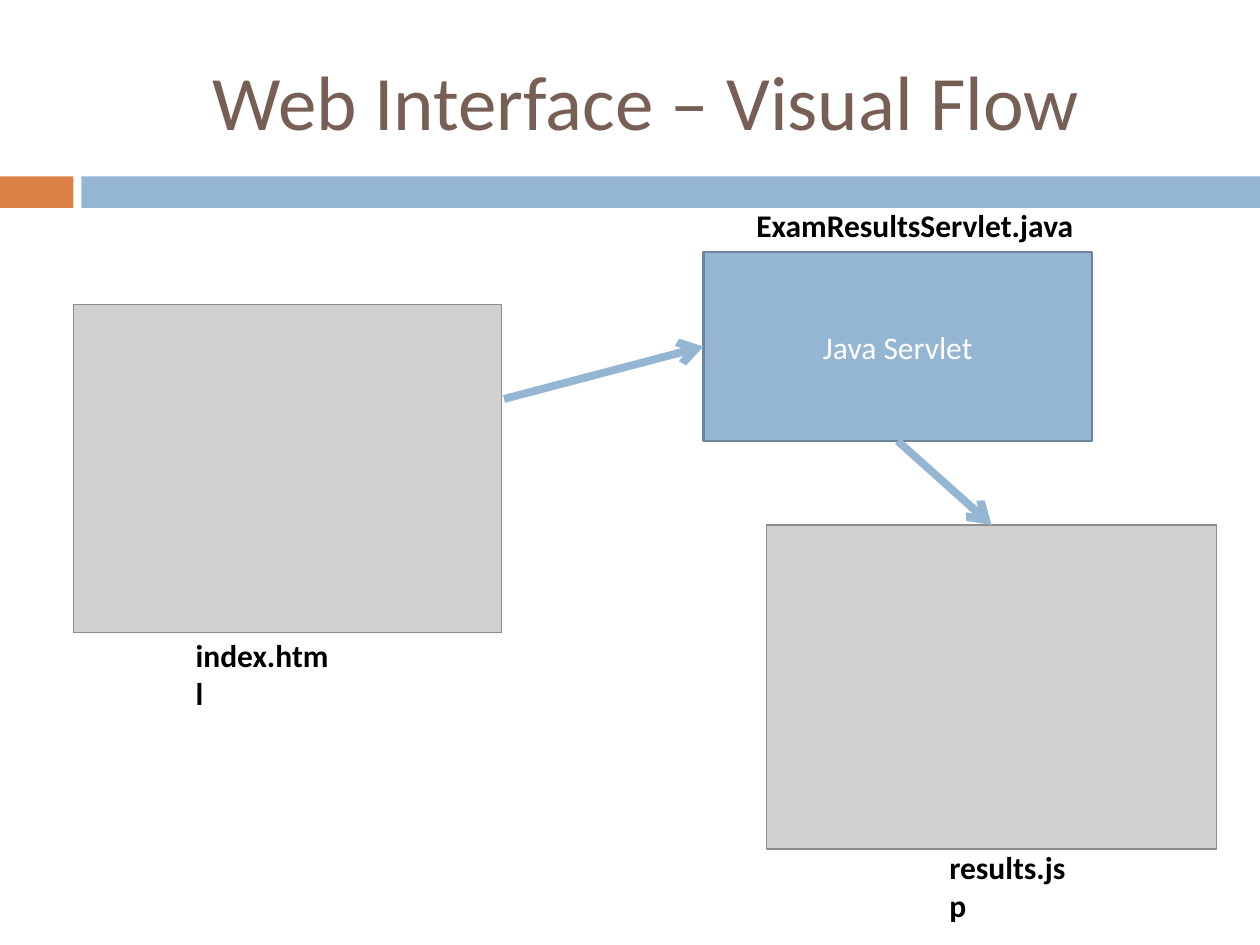
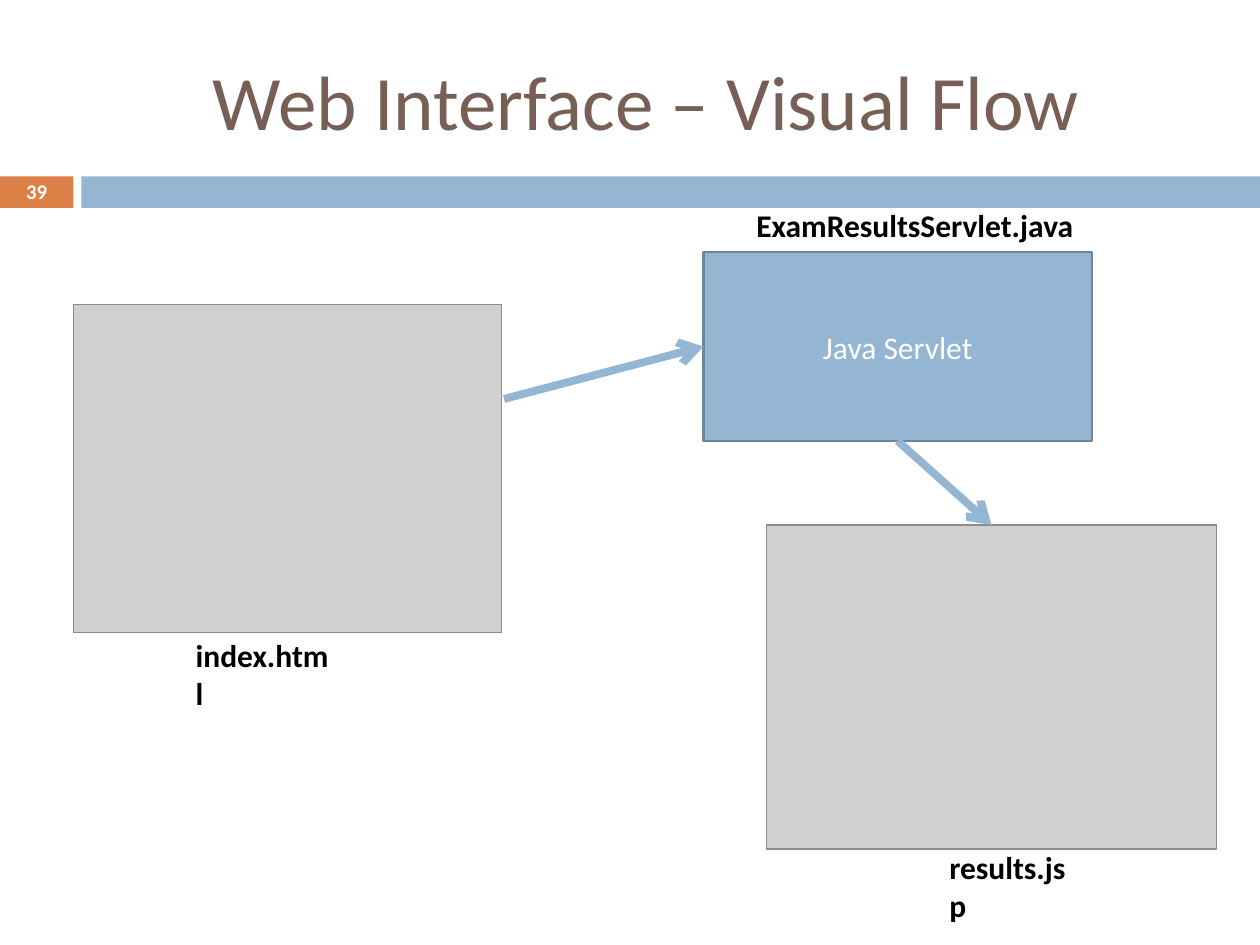
Before and after one commit to rominirani/GDG-Ahmedabad-April-2013-AppEngine-Workshop, a slide deck: slide 39 of Mindstorm-AppEngine-Training.pptx. Drawn at 1260x945 pixels with LibreOffice and Linux fonts; fonts in the diff are those of the drawing; grey boxes stand for pictures; background and template pictures are left out. Boxes give left, top, right and bottom in pixels: in the first picture for what was removed or moved away, otherwise in the second. Text is boxed around its words. In the diff, an @@ line names an element or a change of style, - is before the commit and + after.

```diff
--- a/Mindstorm-AppEngine-Training.pptx
+++ b/Mindstorm-AppEngine-Training.pptx
@@ page number added at (26,185,47,199), 11.9 pt, text #FFFFFF, bold @@
+39
```
Also in this commit, not shown: 9 other slides changed, 1 slide added, 1 other file.
